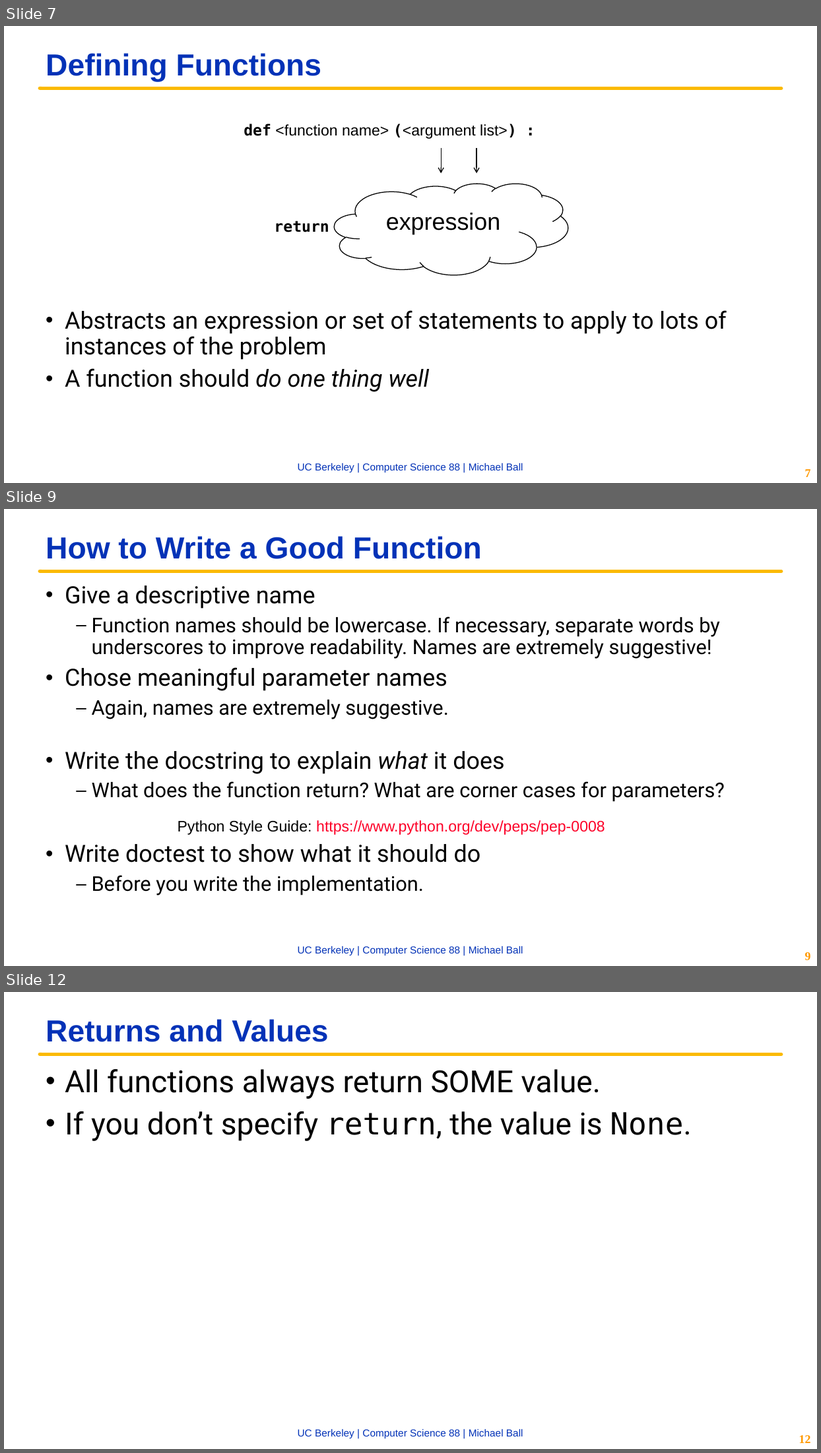
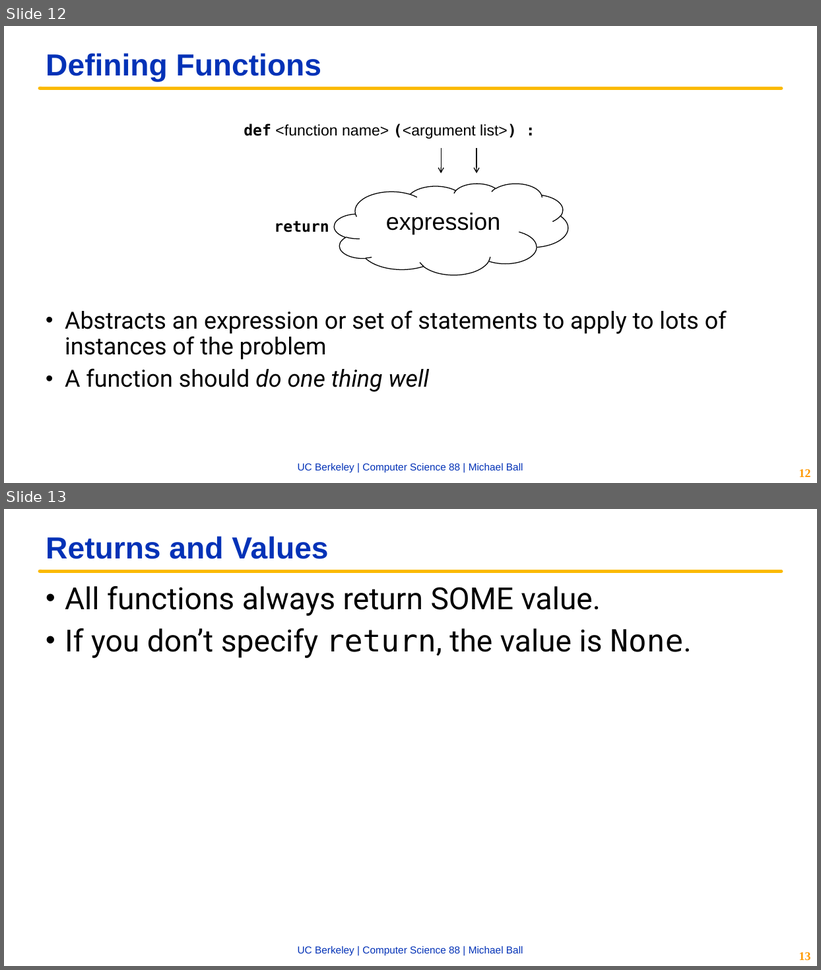
Before and after one commit to cs88-website/fa22, a slide deck: assets/slides/fa22/03-Loops.pptx. Shown one above the other, each under a label of ours: slides 7, 9 and 12 before the commit, slides 12 and 13 after it; the slides between them are not shown. The pictures are 821x1453 and 821x970 pixels, drawn with LibreOffice and Linux fonts; fonts in the diff are those of the drawing; background and template pictures are left out. Boxes give left, top, right and bottom in pixels: in the first picture for what was removed or moved away, otherwise in the second. Text is boxed around its words. In the diff, an @@ line names an element or a change of style, - is before the commit and + after.

```diff
--- a/assets/slides/fa22/03-Loops.pptx
+++ b/assets/slides/fa22/03-Loops.pptx
@@ slide 9 removed at bbox=[4, 509, 817, 966], background #FFFFFF; not listed: 2 template elements that a slide beside it also shows @@
@@ title removed at bbox=[46, 536, 482, 559] @@
-How to Write a Good Function
@@ text removed at bbox=[65, 586, 725, 896] @@
-• Give a descriptive name
-  – Function names should be lowercase. If necessary, separate words by underscores to improve readability. Names are extremely suggestive!
-• Chose meaningful parameter names
-  – Again, names are extremely suggestive.
-• Write the docstring to explain what it does
-  – What does the function return? What are corner cases for parameters?
-• Write doctest to show what it should do
-  – Before you write the implementation.
@@ text removed at bbox=[178, 821, 605, 835] @@
-Python Style Guide: https://www.python.org/dev/peps/pep-0008
@@ page number removed at bbox=[805, 953, 811, 960] @@
-9
@@ what was slide 7 is now slide 12 @@
@@ page number at bbox=[799, 470, 811, 477]: text changed @@
-7
+12
@@ what was slide 12 is now slide 13 @@
@@ page number at bbox=[799, 953, 811, 960]: text changed @@
-12
+13
```
Also in this commit, not shown: 10 slides changed, 6 slides added, 2 other slides removed, 4 other files.
